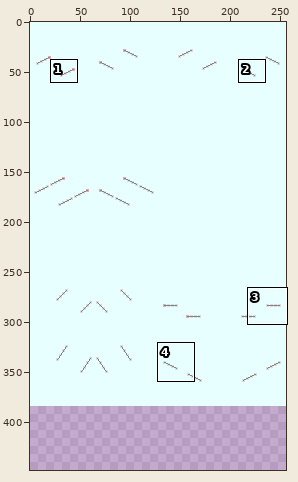
Edited in one commit: sprite sheet (making_file/pulley_top_under.png). The first picture is a wide view before the edit; the outline marks the close-up.
Close-up. Before the edit:
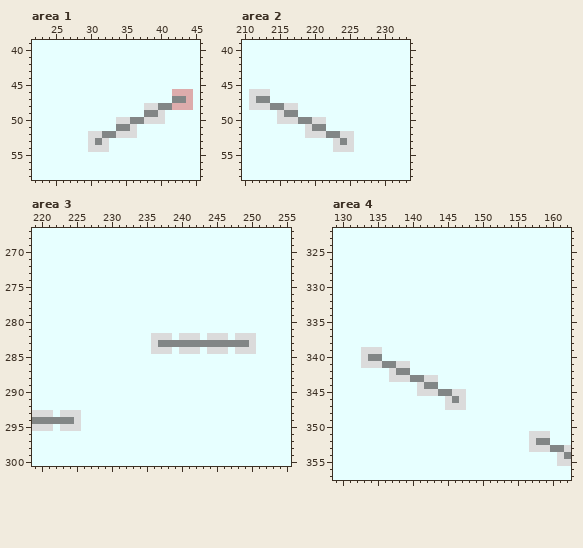
The file is 256x384 pixels. Colours within 5 levels of each other are drawn and written as one. Shown: area 1: x 22..45, y 39..58; area 2: x 210..233, y 39..58; area 3: x 219..255, y 267..300; area 4: x 129..162, y 322..357. The old version is drawn lined up with the new one, on the new canvas. The commit also changed other parts of the picture, which this record leaves out.
And afterwards:
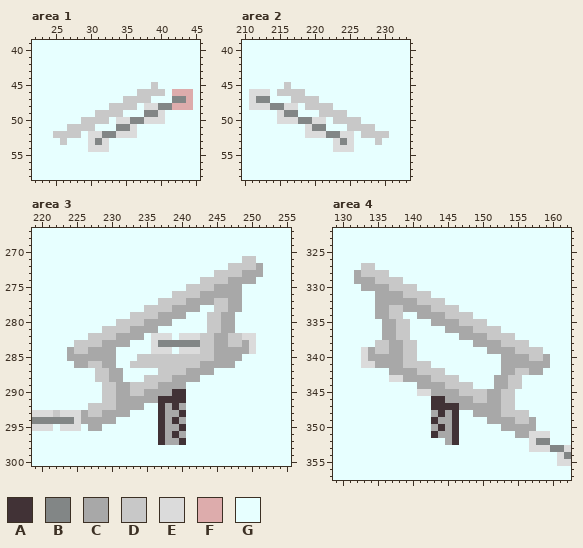
Palette (. is transparent): A #413236  B #828686  C #a8a8a8  D #c8c8c8  E #dbdbdb  F #ddacac  G #e7ffff
Difference:
canvas 256x384 -> 256x448
Changed rows in their new state; - is an unchanged pixel.
Area 1:
first column x 25:
45 --------------D-
46 ------------DDDD
47 ----------DDDD--
48 --------DDDD----
49 ------DDDD------
50 ----DDDD--------
51 --DDDD----------
52 DDDD------------
53 -D--------------
Area 2:
first column x 215:
45 -D--------------
46 DDDD------------
47 --DDDD----------
48 ----DDDD--------
49 ------DDDD------
50 --------DDDD----
51 ----------DDDD--
52 ------------DDDD
53 --------------D-
Area 3:
first column x 222:
271 ---------------------------DD-
272 -------------------------DDDDC
273 -----------------------DDDDCCC
274 ---------------------DDDDCCCC-
275 -------------------DDDDCCCC---
276 -----------------DDDDCCCCCC---
277 ---------------DDDDCCCCDDCC---
278 -------------DDDDCCCC--DDCC---
279 -----------DDDDCCCC---DDCC----
280 ---------DDDDCCCC-----DDCC----
281 -------DDDDCCCC-------DDCC----
282 -----DDDDCCCC--------DDCCDD---
283 ---DDDDCCCC----------DDCCDDC--
284 --CDDCCCC------------DDCCCCC--
285 --CCCCCCC---DDDDDDDDDDDCCCC---
286 ---CCDDCC--DDDDDDDDDDCCCCC----
287 ------DDCC-----DDDDCCCC-------
288 ------DDCC---DDDDCCCC---------
289 -------DDCCDDDDCCCC-----------
290 -------DDCCDDCCCCAA-----------
291 -------DDCCCCCCAAAA-----------
292 -----DDDDCCCC--ACAC-----------
293 D---CDDCCCC----ACCA-----------
294 ----CCCCC------ACAC-----------
295 -----CC--------ACCA-----------
296 ---------------ACAC-----------
297 ---------------ACCA-----------
Area 4:
first column x 132:
327 -DD-------------------------
328 CDDDD-----------------------
329 CCCDDDD---------------------
330 -CCCCDDDD-------------------
331 ---CCCCDDDD-----------------
332 ---CCCCCCDDDD---------------
333 ---CCDDCCCCDDDD-------------
334 ---CCDD--CCCCDDDD-----------
335 ----CCDD---CCCCDDDD---------
336 ----CCDD-----CCCCDDDD-------
337 ----CCDD-------CCCCDDDD-----
338 ---DDCCDD--------CCCCDDDD---
339 --CDDCCDD----------CCCCDDDD-
340 --CCCCCDD------------CCCCDDC
341 ---CCCCDDDD----------CCCCCCC
342 -----CCCCDDDD--------CCDDCC-
343 -------CCCCDDDD-----CCDD----
344 ---------CCCCDDDD---CCDD----
345 -----------CCCCDDDDCCDD-----
346 -----------AACCCCDDCCDD-----
347 -----------AAAACCCCCCDD-----
348 -----------CACA--CCCCDDDD---
349 -----------ACCA----CCCCDDC--
350 -----------CACA------CCCCC--
351 -----------ACCA--------CC---
352 -------------CA-------------
Boxes around the changes in both close-ups, in picture pixels (x1, y1, x2, y2):
changed: (53, 82, 165, 145)
changed: (277, 82, 389, 145)
changed: (53, 256, 263, 445)
changed: (354, 263, 550, 445)
